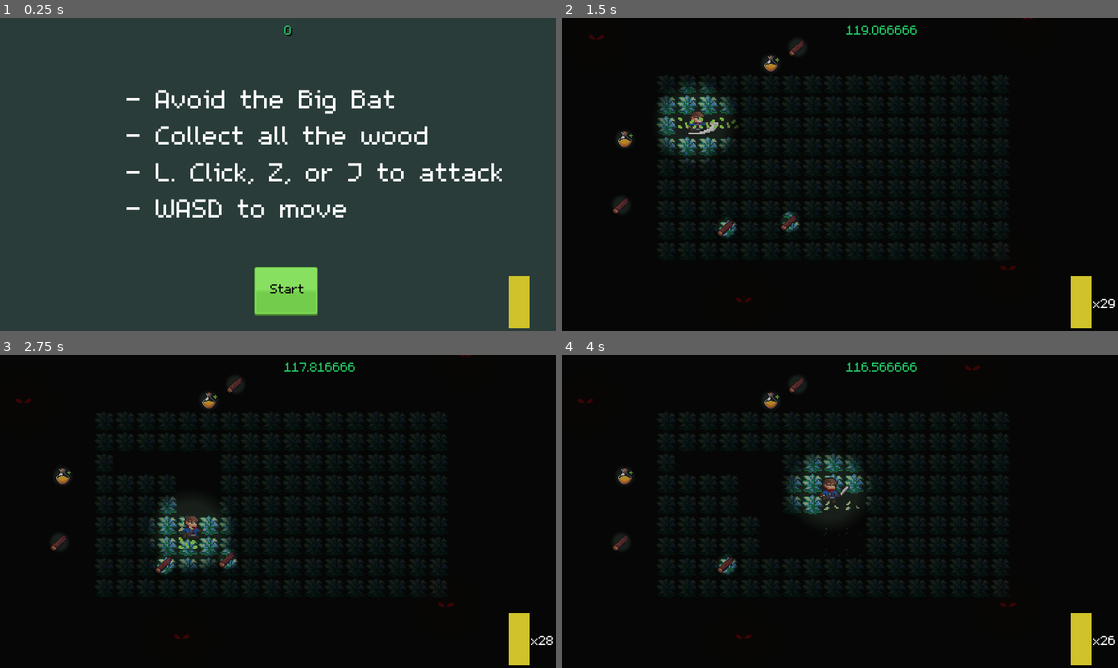
Above: before the commit, frames 1-4 (two rows, left to right).
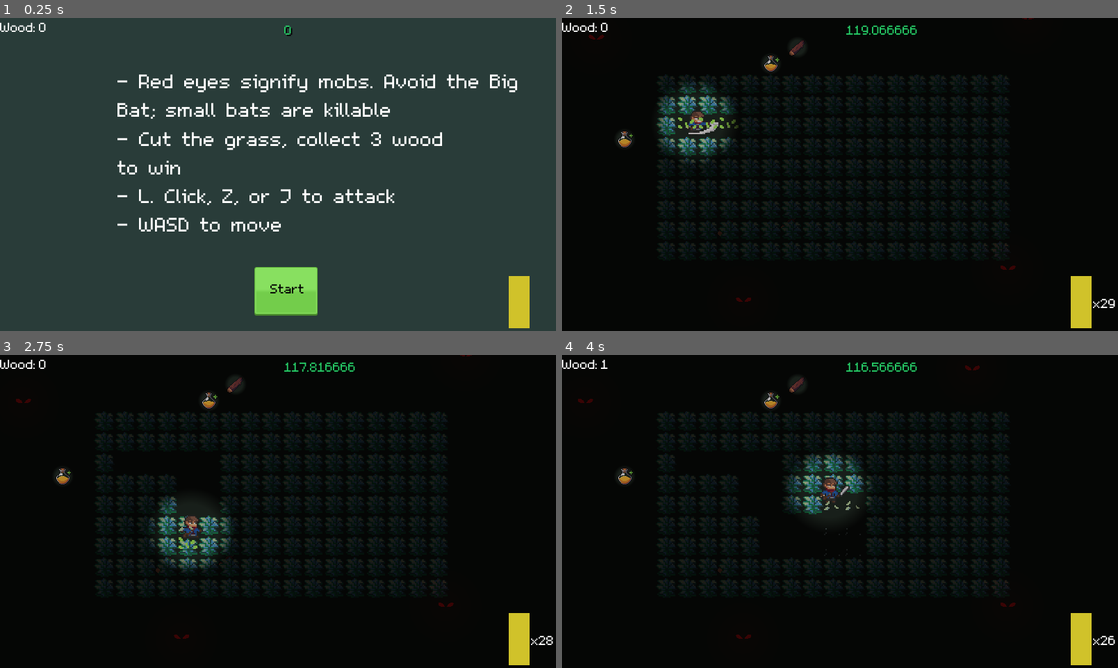
Above: after the commit, the same moments.

Repository: jaonewguy/GDFG-24
Game: Godot game, scene res://Scenes/Main.tscn
Same seed, same stepped clock (60 frames per second), same inputs: the game is played once before the commit and once after it.
Inputs (mouse positions are in pixels of both pictures, inside the frame that each line leads up to):
- Up to frame 1 (0.25 s): no input
- Up to frame 2 (1.5 s): click "Start" at 0.5 s; move the mouse to (962, 158) at 1.27 s; hold D (right) from 1.28 s (still down); click (962, 158) at 1.35 s
- Up to frame 3 (2.75 s): move the mouse to (166, 527) at 2.02 s; release D (right) at 2.03 s; hold S (down) from 2.03 s (still down); click (166, 527) at 2.1 s
- Up to frame 4 (4 s): move the mouse to (895, 442) at 2.77 s; release S (down) at 2.78 s; hold D (right) 2.78-3.53 s; click (895, 442) at 2.85 s; move the mouse to (812, 574) at 3.52 s; hold W (up) from 3.53 s (still down); click (812, 574) at 3.6 s

The runs differ from the first frame. In frame 1, 6.9% of the frame differs, in the area x 0-93%, y 1-69%; in frame 2, 0.5%; in frame 3, 0.5%; in frame 4, 0.3%.

Commit message:
Prototype done

Diff:
--- a/Scenes/Level.tscn
+++ b/Scenes/Level.tscn
@@ -11,6 +11,7 @@
 script = ExtResource( 5 )
 
 [node name="BG" type="Node2D" parent="."]
+z_index = -2
 
 [node name="Ground" type="ColorRect" parent="BG"]
 margin_right = 426.0
@@ -20,9 +21,6 @@
 [node name="Wood" parent="." instance=ExtResource( 4 )]
 position = Vector2( 180, 23 )
 
-[node name="Wood2" parent="." instance=ExtResource( 4 )]
-position = Vector2( 45, 144 )
-
 [node name="Energy" parent="." instance=ExtResource( 6 )]
 position = Vector2( 48, 93 )
 
--- a/Scenes/Main.tscn
+++ b/Scenes/Main.tscn
@@ -8,7 +8,13 @@
 [ext_resource path="res://Assets/theme/font/m5x7.ttf" type="DynamicFontData" id=6]
 
 [sub_resource type="DynamicFont" id=1]
-size = 32
+size = 24
+font_data = ExtResource( 6 )
+
+[sub_resource type="DynamicFont" id=2]
+font_data = ExtResource( 6 )
+
+[sub_resource type="DynamicFont" id=3]
 font_data = ExtResource( 6 )
 
 [node name="Main" type="Node2D"]
@@ -41,15 +47,31 @@
 position = Vector2( 399, 218 )
 
 [node name="GameInfo" type="Label" parent="HUD"]
-margin_left = 97.0
-margin_top = 48.0
-margin_right = 305.0
-margin_bottom = 132.0
+margin_left = 90.0
+margin_top = 38.0
+margin_right = 500.0
+margin_bottom = 180.0
 custom_fonts/font = SubResource( 1 )
-text = "- Avoid the Big Bat
-- Collect all the wood
+text = "- Red eyes signify mobs. Avoid the Big
+Bat; small bats are killable
+- Cut the grass, collect 3 wood
+to win
 - L. Click, Z, or J to attack
 - WASD to move
+"
+
+[node name="WoodLabel" type="Label" parent="HUD"]
+margin_right = 40.0
+margin_bottom = 14.0
+custom_fonts/font = SubResource( 2 )
+text = "Wood: "
+
+[node name="WoodCount" type="Label" parent="HUD"]
+margin_left = 30.0
+margin_right = 70.0
+margin_bottom = 14.0
+custom_fonts/font = SubResource( 3 )
+text = "0
 "
 
 [node name="BGM" type="AudioStreamPlayer" parent="."]
--- a/Scripts/Level.gd
+++ b/Scripts/Level.gd
@@ -7,14 +7,12 @@
 onready var player = $YSort/Player
 onready var bats = $YSort/Bats
 
-var picked_up_wood: int = 0
 var hidden_loot_scene = preload("res://Scenes/HiddenLoot.tscn")
 var wood = preload("res://Scenes/Wood.tscn")
 
 # Called when the node enters the scene tree for the first time.
 func _ready() -> void:
     randomize()
-    SignalBus.connect("wood_pickup", self, "_on_wood_pickup")
     _spawn_hidden_loot()
     player.set_stamina(MAX_STAMINA)
     _setup_bats()
@@ -29,12 +27,6 @@
     boss_bat.get_node("BatBodyCollision").apply_scale(Vector2(3,3))
     boss_bat.get_node("Hurtbox").queue_free()
 
-
-func _on_wood_pickup() -> void:
-    print("Wood picked up")
-    picked_up_wood += 1
-    if picked_up_wood == 3:
-        SignalBus.emit_signal("game_won")
 
 func _spawn_hidden_loot() -> void:
     var loot = hidden_loot_scene.instance()
@@ -53,6 +45,10 @@
     var wood_piece2 = wood.instance()
 #    wood_piece.hide()
 #    wood_piece2.hide()
+    wood_piece.z_index = -1
+    wood_piece2.z_index = -1
+    wood_piece.disable_light_radius()
+    wood_piece2.disable_light_radius()
     loot.add_child(wood_piece)
     loot2.add_child(wood_piece2)
     print("Loot added at: ", loot.global_position)
--- a/Scripts/Main.gd
+++ b/Scripts/Main.gd
@@ -8,6 +8,7 @@
 # var a: int = 2
 # var b: String = "text"
 onready var game_info = $HUD/GameInfo
+onready var wood_count = $HUD/WoodCount
 onready var level_timer = $HUD/LevelTimer/Timer
 onready var level_timer_label = $HUD/LevelTimer/TimeLeftLabel
 onready var stamina_bar = $HUD/Stamina
@@ -15,12 +16,15 @@
 onready var bgm = $BGM
 
 
+var picked_up_wood: int = 0
+
 # TODO: Refactor into a Level Loader
 var level_one = preload("res://Scenes/Level.tscn")
 
 
 # Called when the node enters the scene tree for the first time.
 func _ready() -> void:
+    SignalBus.connect("wood_pickup", self, "_on_wood_pickup")
     SignalBus.connect("start_game", self, "_on_start_game")
     SignalBus.connect("game_won", self, "_on_game_won")
     SignalBus.connect("game_over", self, "_on_game_over")
@@ -52,6 +56,14 @@
     level_timer.start()
     bgm.play()
 
+# TODO: This originally belonged in Level. Move back.
+func _on_wood_pickup() -> void:
+    print("Wood picked up")
+    picked_up_wood += 1
+    wood_count.text = str(picked_up_wood)
+    if picked_up_wood == 3:
+        SignalBus.emit_signal("game_won")
+
 # TODO: Refactor
 func _on_StartButton_pressed():
     start_button.hide()
--- a/Scripts/Wood.gd
+++ b/Scripts/Wood.gd
@@ -13,3 +13,6 @@
 func _on_Wood_body_entered(body: Node) -> void:
     SignalBus.emit_signal("wood_pickup")
     queue_free()
+
+func disable_light_radius() -> void:
+    $Light2D.set_enabled(false)
Not shown: 1 places in Scenes/Main.tscn that only renumber resources
